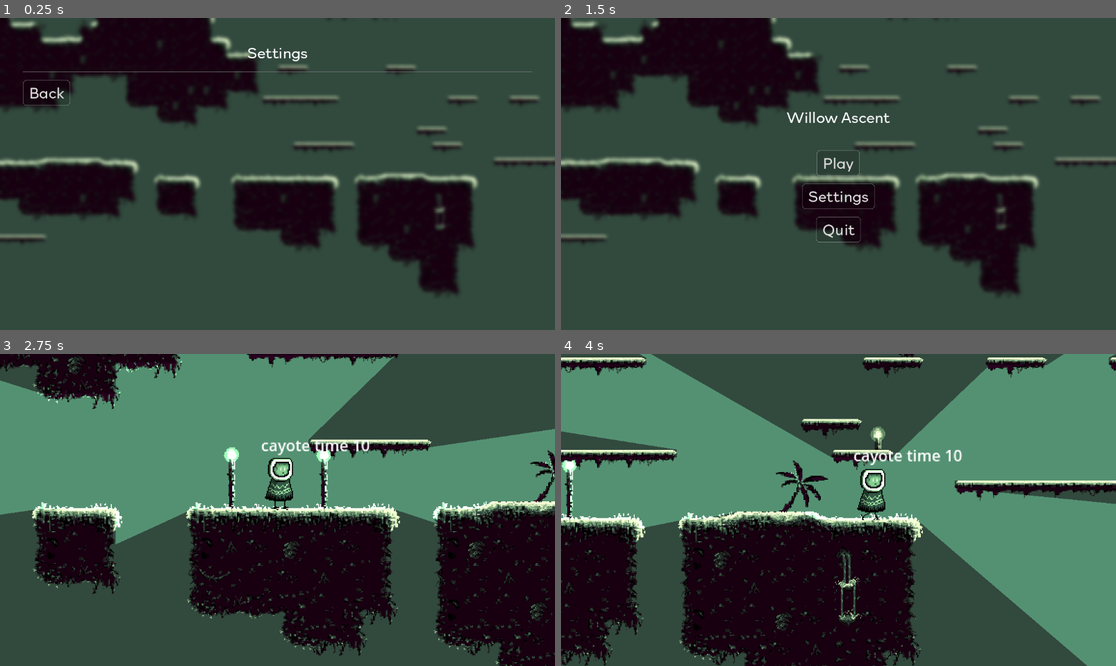
Above: before the commit, frames 1-4 (two rows, left to right).
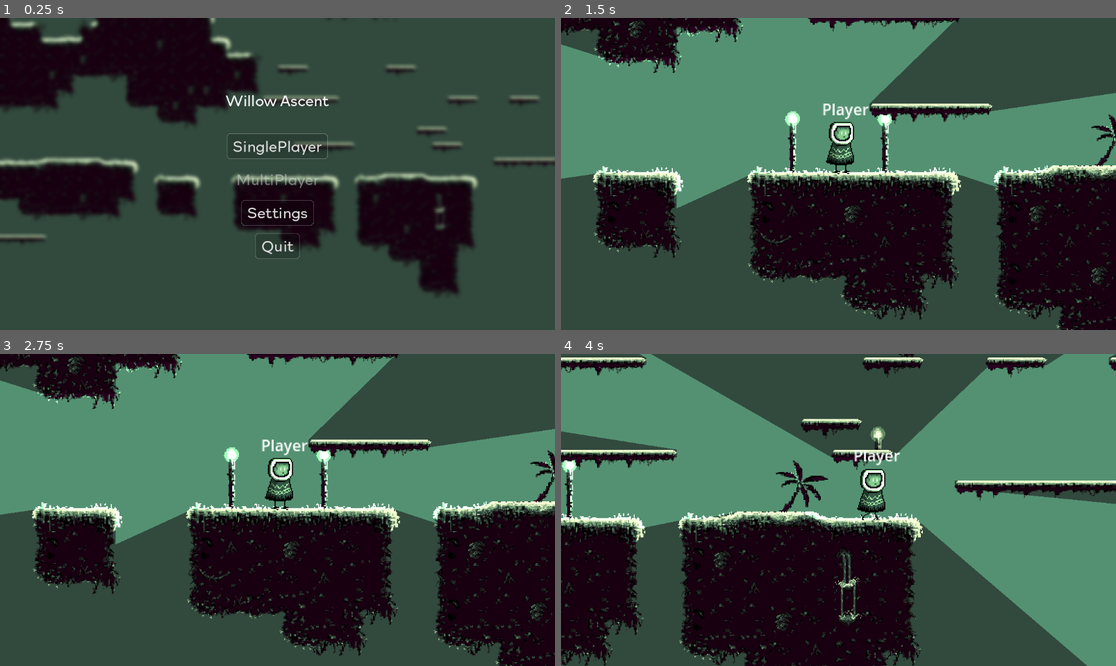
Above: after the commit, the same moments.

Repository: TyAltern/willow-ascent
Game: Godot game, scene res://scenes/Home_screen.tscn
Same seed, same stepped clock (60 frames per second), same inputs: the game is played once before the commit and once after it.
Inputs (mouse positions are in pixels of both pictures, inside the frame that each line leads up to):
- Up to frame 1 (0.25 s): no input
- Up to frame 2 (1.5 s): click (838, 145) at 0.5 s, where only the run after the commit has a clickable "SinglePlayer"; click (605, 92) at 1.25 s, where only the run before the commit has a clickable "Back"
- Up to frame 3 (2.75 s): click (277, 500) at 2 s, where only the run before the commit has a clickable "Play"
- Up to frame 4 (4 s): tap Enter at 2.75 s; hold Right (move_right) from 2.78 s (still down); tap Space (jump) at 3.02, 3.77 s

The runs differ from the first frame. In frame 1, 1.7% of the frame differs, in the area x 4-96%, y 9-78%; in frame 2, 63%, in the area x 0-100%, y 0-100%; in frame 3, 0.4%; in frame 4, 0.4%.

Commit message:
Some small changes

Diff:
--- a/project.godot
+++ b/project.godot
@@ -14,6 +14,10 @@
 run/main_scene="res://scenes/home_screen.tscn"
 config/features=PackedStringArray("4.3", "Forward Plus")
 config/icon="res://icon.svg"
+
+[autoload]
+
+Global="*res://ressources/scripts/global.gd"
 
 [display]
 
--- /dev/null
+++ b/ressources/scripts/global.gd
@@ -0,0 +1,12 @@
+extends Node
+
+var username: String = "Player"
+
+# Called when the node enters the scene tree for the first time.
+func _ready() -> void:
+	pass # Replace with function body.
+
+
+# Called every frame. 'delta' is the elapsed time since the previous frame.
+func _process(delta: float) -> void:
+	pass
--- a/ressources/scripts/home_screen.gd
+++ b/ressources/scripts/home_screen.gd
@@ -25,3 +25,8 @@
 func _on_back_button_pressed() -> void:
 	$PanelContainer.visible = false
 	$HomeScreenMenu.visible = true
+
+
+func _on_username_input_text_changed(new_text: String) -> void:
+	if len(new_text) >= 3 and len(new_text) <= 16 and not " " in new_text:
+		Global.username = new_text
--- a/ressources/scripts/player_movements.gd
+++ b/ressources/scripts/player_movements.gd
@@ -7,9 +7,10 @@
 @onready var cayote_time = cayote_time_max
 
 
-func _process(delta: float) -> void:
+func _process(_delta: float) -> void:
 	#$Label.text = str(get_meta("checkpoint_coordinates").x) + str(get_meta("checkpoint_coordinates").y)
-	$Label.text = "cayote time " + str(cayote_time)
+	#$Label.text = "cayote time " + str(cayote_time)
+	$Label.text = Global.username
 
 func _physics_process(delta: float) -> void:
 	# Add the gravity.
--- a/scenes/Home_screen.tscn
+++ b/scenes/Home_screen.tscn
@@ -1,9 +1,9 @@
 [gd_scene load_steps=41 format=4 uid="uid://ddnfaxg3i1pkg"]
 
-[ext_resource type="Theme" uid="uid://cb0kyefonkyem" path="res://ressources/themes/willow_ascent_theme.tres" id="1_4oovu"]
-[ext_resource type="Texture2D" uid="uid://dyogwnl2dtbbr" path="res://ressources/tilesheets/tiles.png" id="3_6edsf"]
-[ext_resource type="Script" path="res://ressources/scripts/home_screen.gd" id="4_houep"]
-[ext_resource type="Shader" path="res://ressources/shaders/blur.gdshader" id="4_q4mqc"]
+[ext_resource type="Theme" uid="uid://cb0kyefonkyem" path="res://ressources/themes/willow_ascent_theme.tres" id="1_dj8s5"]
+[ext_resource type="Script" path="res://ressources/scripts/home_screen.gd" id="2_akom2"]
+[ext_resource type="Texture2D" uid="uid://dyogwnl2dtbbr" path="res://ressources/tilesheets/tiles.png" id="3_f6exn"]
+[ext_resource type="Shader" path="res://ressources/shaders/blur.gdshader" id="4_ta22a"]
 
 [sub_resource type="StyleBoxFlat" id="StyleBoxFlat_hycd8"]
 bg_color = Color(0.196078, 0.286275, 0.243137, 1)
@@ -530,7 +530,6 @@
 grow_vertical = 2
 
 [node name="HomeScreenMenu" type="VBoxContainer" parent="."]
-visible = false
 layout_mode = 1
 anchors_preset = 15
 anchor_right = 1.0
@@ -550,10 +549,16 @@
 theme_override_constants/separation = 16
 alignment = 1
 
-[node name="PlayButton" type="Button" parent="HomeScreenMenu/Buttons"]
+[node name="SinglePlayerButton" type="Button" parent="HomeScreenMenu/Buttons"]
 layout_mode = 2
 size_flags_horizontal = 4
-text = "Play"
+text = "SinglePlayer"
+
+[node name="MultiPlayerButton" type="Button" parent="HomeScreenMenu/Buttons"]
+layout_mode = 2
+size_flags_horizontal = 4
+disabled = true
+text = "MultiPlayer"
 
 [node name="SettingsButton" type="Button" parent="HomeScreenMenu/Buttons"]
 layout_mode = 2
@@ -566,6 +571,7 @@
 text = "Quit"
 
 [node name="PanelContainer" type="PanelContainer" parent="."]
+visible = false
 layout_mode = 1
 anchors_preset = 15
 anchor_right = 1.0
@@ -595,7 +601,20 @@
 shortcut = SubResource("Shortcut_dh1cy")
 text = "Back"
 
-[connection signal="pressed" from="HomeScreenMenu/Buttons/PlayButton" to="." method="_on_play_button_pressed"]
+[node name="UsernameControls" type="HBoxContainer" parent="PanelContainer/SettingsMenu/GridContainer"]
+layout_mode = 2
+
+[node name="Description" type="Label" parent="PanelContainer/SettingsMenu/GridContainer/UsernameControls"]
+layout_mode = 2
+text = "Username: "
+
+[node name="Input" type="LineEdit" parent="PanelContainer/SettingsMenu/GridContainer/UsernameControls"]
+layout_mode = 2
+expand_to_text_length = true
+
+[connection signal="pressed" from="HomeScreenMenu/Buttons/SinglePlayerButton" to="." method="_on_play_button_pressed"]
+[connection signal="pressed" from="HomeScreenMenu/Buttons/MultiPlayerButton" to="." method="_on_play_button_pressed"]
 [connection signal="pressed" from="HomeScreenMenu/Buttons/SettingsButton" to="." method="_on_settings_button_pressed"]
 [connection signal="pressed" from="HomeScreenMenu/Buttons/QuitButton" to="." method="_on_quit_button_pressed"]
 [connection signal="pressed" from="PanelContainer/SettingsMenu/GridContainer/BackButton" to="." method="_on_back_button_pressed"]
+[connection signal="text_changed" from="PanelContainer/SettingsMenu/GridContainer/UsernameControls/Input" to="." method="_on_username_input_text_changed"]
--- a/scenes/platformer.tscn
+++ b/scenes/platformer.tscn
@@ -542,6 +542,7 @@
 offset_top = -79.0
 offset_right = 23.0
 offset_bottom = -56.0
+horizontal_alignment = 1
 
 [node name="CheckpointHome" type="Area2D" parent="."]
 position = Vector2(-1, 0)
Not shown, changed: export_presets.cfg
Not shown: 3 places in scenes/Home_screen.tscn that only renumber resources
